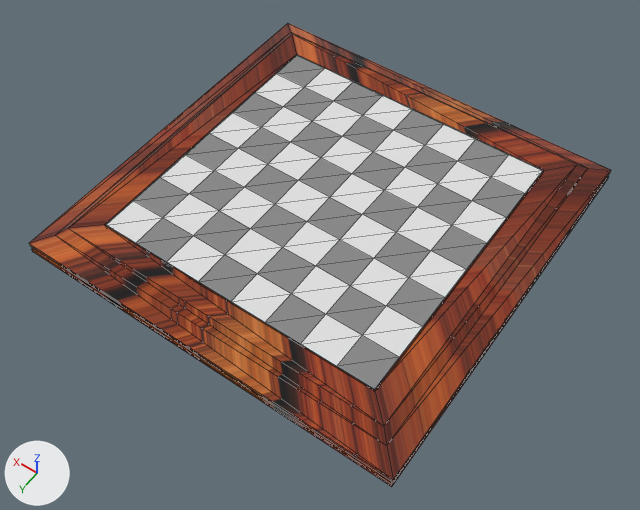
One commit to the glTF model web/asset/Chess_Base.gltf: the scene before it, then after it.
Rendered twice from a 50 mm lens placed at (-0.516, 0.748, 1.017), pointed at (-0.023, 0.058, -0.067). Lighting does not change. The marker at lower left points along +X, +Y and +Z. Mesh edges are drawn as thin lines. Where no turn or scale is listed for an object, it has been applied to the vertices.

Names of what the first picture shows: 'Chess Board'.
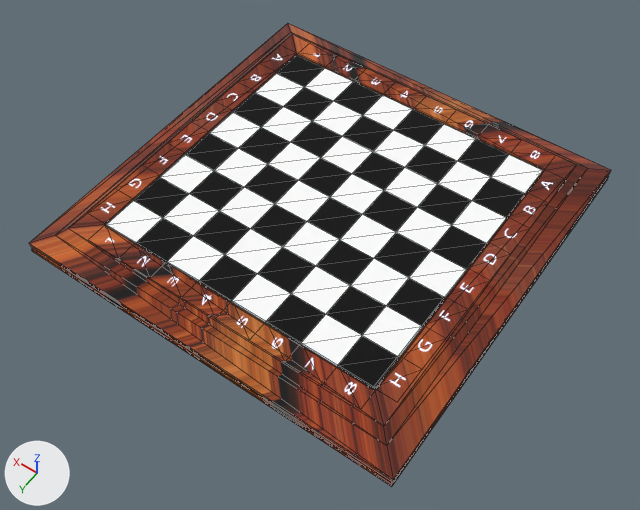
The change, as a diff of the scene's bpy script:
```diff
--- a/web/asset/Chess_Base.gltf.py
+++ b/web/asset/Chess_Base.gltf.py
@@ img_numerineri @@
+img_numerineri = load_image('numeriNeri', '_unpacked/numeriNeri', 2024, 2024, 'sRGB')
@@ img_numeribianchi @@
+img_numeribianchi = load_image('numeriBianchi', '_unpacked/numeriBianchi', 2024, 2024, 'sRGB')
@@ img_lettereneri @@
+img_lettereneri = load_image('lettereNeri', '_unpacked/lettereNeri', 2024, 2024, 'sRGB')
@@ img_letterebianchi @@
+img_letterebianchi = load_image('lettereBianchi', '_unpacked/lettereBianchi', 2024, 2024, 'sRGB')
@@ mat_white_squares @@
 mat_white_squares = principled_material('White Squares')
-mat_white_squares.base_color = (0.75, 0.75, 0.75)  # light grey #e1e1e1
+mat_white_squares.base_color = (1.0, 1.0, 1.0)  # white #ffffff
 mat_white_squares.roughness = 1.0
@@ mat_black_squares @@
 mat_black_squares = principled_material('Black Squares')
-mat_black_squares.base_color = (0.25, 0.25, 0.25)  # grey #898989
+mat_black_squares.base_color = (0.0, 0.0, 0.0)  # black #000000
 mat_black_squares.roughness = 1.0
@@ mat_material_002 @@
+mat_material_002 = principled_material('Material.002')
+mat_material_002.texture = img_numerineri  # with its transparency
+mat_material_002.roughness = 1.0
+mat_material_002.emission_strength = 1.0
@@ mat_material_003 @@
+mat_material_003 = principled_material('Material.003')
+mat_material_003.texture = img_numeribianchi  # with its transparency
+mat_material_003.roughness = 1.0
+mat_material_003.emission_strength = 1.0
@@ mat_material_001 @@
+mat_material_001 = principled_material('Material.001')
+mat_material_001.texture = img_lettereneri  # with its transparency
+mat_material_001.roughness = 1.0
+mat_material_001.emission_strength = 1.0
@@ mat_material @@
+mat_material = principled_material('Material')
+mat_material.texture = img_letterebianchi  # with its transparency
+mat_material.roughness = 1.0
+mat_material.emission_strength = 1.0
@@ me_plane_002 @@
+me_plane_002.from_pydata(...)  # 18 vertices, 16 faces; spans x -0.241..0.241, y -0.019..0.019, z 0.0
+me_plane_002.materials.append(mat_material_002)  # picture img_numerineri
@@ me_plane_003 @@
+me_plane_003.from_pydata(...)  # 18 vertices, 16 faces; spans x -0.241..0.241, y -0.019..0.019, z 0.0
+me_plane_003.materials.append(mat_material_003)  # picture img_numeribianchi
@@ me_plane_001 @@
+me_plane_001.from_pydata(...)  # 18 vertices, 16 faces; spans x -0.021..0.021, y -0.241..0.241, z 0.0
+me_plane_001.materials.append(mat_material_001)  # picture img_lettereneri
@@ me_plane @@
+me_plane.from_pydata(...)  # 18 vertices, 16 faces; spans x -0.019..0.019, y -0.24..0.24, z 0.0
+me_plane.materials.append(mat_material)  # picture img_letterebianchi
@@ ob_numerineri @@
+ob_numerineri = bpy.data.objects.new('NumeriNeri', me_plane_002)
+ob_numerineri.location = (-0.002, 0.258, 0.003)
@@ ob_numeribianchi @@
+ob_numeribianchi = bpy.data.objects.new('NumeriBianchi', me_plane_003)
+ob_numeribianchi.location = (-0.002, -0.26, 0.003)
@@ ob_lettereneri @@
+ob_lettereneri = bpy.data.objects.new('LettereNeri', me_plane_001)
+ob_lettereneri.location = (-0.259, 0.0, 0.003)
@@ ob_letterebianchi @@
+ob_letterebianchi = bpy.data.objects.new('LettereBianchi', me_plane)
+ob_letterebianchi.location = (0.259, 0.0, 0.003)
```

What differs and where, as boxes (x1, y1, x2, y2) in the pictures (640 x 510 px):
'Chess Board', recoloured
    both: (55, 29, 577, 412)
'LettereNeri', added
    after: (390, 182, 554, 387)
'NumeriNeri', added
    after: (105, 238, 357, 395)
'LettereBianchi', added
    after: (101, 54, 283, 213)
'NumeriBianchi', added
    after: (313, 54, 540, 159)
